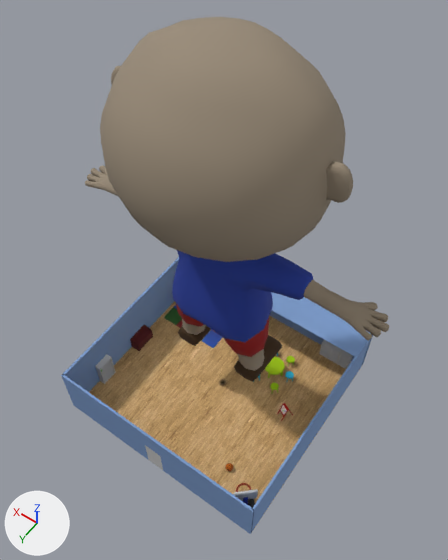
Before and after pictures for a commit that changed the COLLADA model gameplay-samples/sample03-character/res/scene.dae.
One viewpoint serves both versions: a camera (50 mm lens) standing at (-0.425, 0.59, 1.331) and looking at (-0.016, 0.019, 0.433). Arrows for +X, +Y and +Z are at lower left; the lights stay in place. Where no turn or scale is listed for an object, it has been applied to the vertices.

Names of what the first picture shows: 'BoyMesh', 'FloorTiles', 'Ground', 'StorageOrganizer', 'Table', 'Wall1', 'Wall2', 'Wall3', 'Wall4Overhang'.
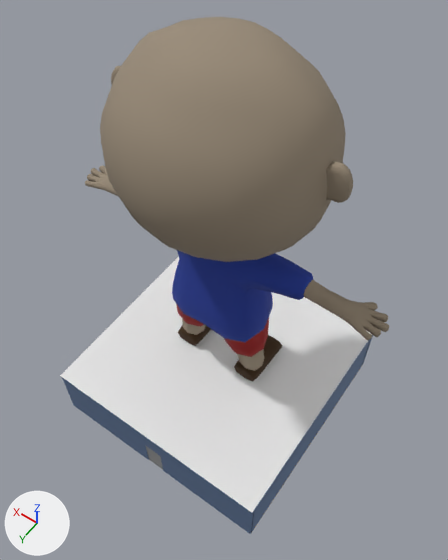
What changed in the scene script:
```text
Add mat_charactersample_wallmaterialblue5:
    mat_charactersample_wallmaterialblue5 = principled_material('charactersample_WallMaterialBlue5')
    mat_charactersample_wallmaterialblue5.base_color = (0.125, 0.204, 0.367)  # blue #637da3
    mat_charactersample_wallmaterialblue5.roughness = 0.44
Add mat_charactersample_tilefloormaterial5:
    mat_charactersample_tilefloormaterial5 = principled_material('charactersample_TileFloorMaterial5')
    mat_charactersample_tilefloormaterial5.texture = img_tiles_png
    mat_charactersample_tilefloormaterial5.roughness = 0.44
Change me_wallshape1:
    where me_wallshape1.from_pydata(...)  # 8 vertices, 12 faces; spans x 0.245..0.25, y -0.24..0.25, z 0.0..0.143
    used by ob_wall1; location = (0.0, 0.0, 0.0)
    me_wallshape1 part 3: 12 faces spanning x 0.245..0.25, y -0.24..0.25, z 0.0..0.143 switch from mat_wallmaterialblue (blue #7c9ccc) to mat_charactersample_wallmaterialblue5 (blue #637da3)
Change me_wallshape3:
    where me_wallshape3.from_pydata(...)  # 8 vertices, 12 faces; spans x -0.25..-0.245, y -0.239..0.25, z 0.0..0.143
    used by ob_wall3; location = (0.0, 0.0, 0.0)
    me_wallshape3 part 4: 12 faces spanning x -0.25..-0.245, y -0.239..0.25, z 0.0..0.143 switch from mat_wallmaterialblue (blue #7c9ccc) to mat_charactersample_wallmaterialblue5 (blue #637da3)
Change me_floortilesshape:
    where me_floortilesshape.from_pydata(...)  # 8 vertices, 12 faces; spans x 0.076..0.236, y -0.225..-0.065, z 0.0
    used by ob_floortiles; location = (0.0, 0.0, 0.0)
    remove me_floortilesshape.materials.append(mat_tilefloormaterial)  # picture img_tiles_png
    me_floortilesshape part 1: 12 kept faces spanning x 0.076..0.236, y -0.225..-0.065, z 0.0 get new texture (UV) coordinates
    add me_floortilesshape.materials.append(mat_charactersample_tilefloormaterial5)  # picture img_tiles_png
Change me_wallshape2:
    where me_wallshape2.from_pydata(...)  # 16 vertices, 28 faces; spans x -0.25..0.25, y 0.247..0.252, z 0.0..0.143
    used by ob_wall2; location = (0.0, 0.0, 0.0)
    me_wallshape2 part 2: 28 faces spanning x -0.25..0.25, y 0.247..0.252, z 0.0..0.143 switch from mat_wallmaterialblue (blue #7c9ccc) to mat_charactersample_wallmaterialblue5 (blue #637da3)
Change me_wall4overhangshape:
    used by ob_wall4overhang; location = (0.0, 0.0, 0.0)
    remove me_wall4overhangshape.from_pydata(...)  # 19 vertices, 31 faces; spans x -0.248..0.248, y -0.23..-0.159, z 0.063..0.143
    add me_wall4overhangshape.from_pydata(...)  # 18 vertices, 22 faces; spans x -0.248..0.248, y -0.23..-0.159, z 0.078..0.143
    me_wall4overhangshape part 5
    1 vertex is removed from x 0.036, y -0.23, z 0.063
    12 faces are deleted
    4 new faces join them
    me_wall4overhangshape part 6: 18 faces spanning x -0.248..0.248, y -0.23..-0.159, z 0.078..0.143 switch from mat_wallmaterialblue (blue #7c9ccc) to mat_charactersample_wallmaterialblue5 (blue #637da3)
Add me_plane_mesh:
    me_plane_mesh.from_pydata([(0.25, 0.25, 0.0), (0.25, -0.25, 0.0), (-0.25, -0.25, 0.0), (-0.25, 0.25, 0.0)], [], [(0, 1, 3), (3, 1, 2)])
Remove ob_table:
    ob_table = bpy.data.objects.new('Table', me_tableshape)
    ob_table.location = (0.0, 0.0, 0.0)
Add ob_ceiling:
    ob_ceiling = bpy.data.objects.new('Ceiling', me_plane_mesh)
    ob_ceiling.location = (0.0, 0.005, 0.145)
```

Changed parts and their boxes [x1, y1, x2, y2] in the pictures (448 x 560 px):
'Ceiling', added
    after: [60, 256, 372, 512]
'Table', deleted
    before: [265, 357, 285, 378]
part 1 of me_floortilesshape, surface changed
    before: [164, 305, 223, 348]
part 2 of me_wallshape2, recoloured
    both: [62, 378, 254, 534]
part 3 of me_wallshape1, recoloured (blue)
    before: [62, 257, 179, 392]
part 4 of me_wallshape3, recoloured
    both: [251, 338, 372, 531]
part 5 of me_wall4overhangshape, cut back (blue)
    before: [275, 297, 367, 357]
part 6 of me_wall4overhangshape, recoloured
    before: [271, 292, 287, 311]
'Ground', unchanged, covered by the edit
    before: [89, 301, 362, 515]
    after: [263, 366, 362, 515]
